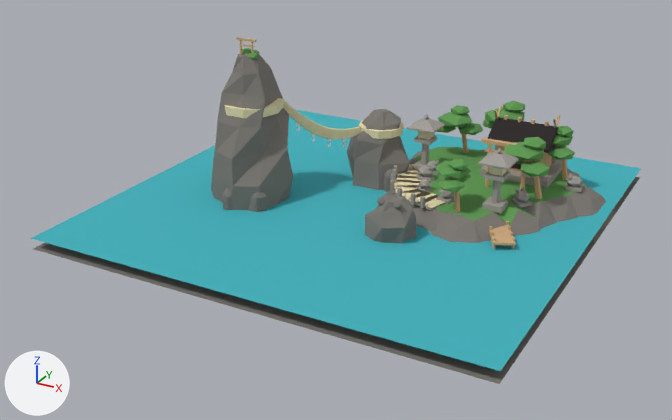
One commit to the Blender file content/landmarks/meoto-iwa.blend: the scene before it, then after it.
Before and after are seen from a camera (50 mm lens) standing at (16.7, -32.7, 15.0) and looking at (-0.4, -1.7, -0.5). The lights are fixed; the arrows at lower left show +X, +Y and +Z. The picture after the commit comes second.

In view in the first picture: 'meoto_cream', 'meoto_darkstone', 'meoto_foliage', 'meoto_roof', 'meoto_stone', 'meoto_water', 'meoto_wood' and 3 more.
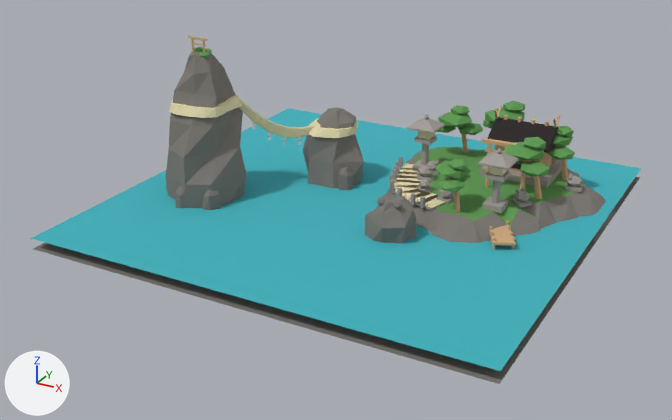
Patch to the scene script:
```diff
--- a/content/landmarks/meoto-iwa.blend.py
+++ b/content/landmarks/meoto-iwa.blend.py
@@ me_meoto_cream @@
 # used by ob_meoto_cream; location = (0.0, 0.0, 0.0)
-me_meoto_cream.from_pydata(...)  # 351 vertices, 293 faces; spans x -5.87..3.89, y -2.61..3.6, z 0.06..3.48
+me_meoto_cream.from_pydata(...)  # 391 vertices, 313 faces; spans x -7.62..3.89, y -3.56..3.36, z 0.06..3.48
+# me_meoto_cream part 1: the loose piece of 55 vertices spanning x -3.71..-1.14, y -0.52..2.0, z 1.4..3.2 is scaled about its middle by (0.972, 0.973, 1), then moved by (-1.82, -0.75, 0.0)
+# me_meoto_cream part 2: the loose piece of 55 vertices spanning x -3.71..-1.14, y -0.52..2.0, z 1.49..3.27 is scaled about its middle by (0.972, 0.973, 1), then moved by (-1.82, -0.75, 0.0)
+# me_meoto_cream part 3: the loose piece of 55 vertices spanning x -3.71..-1.14, y -0.52..2.0, z 1.57..3.34 is scaled about its middle by (0.972, 0.973, 1), then moved by (-1.82, -0.75, 0.0)
+# me_meoto_cream part 4: the loose piece of 55 vertices spanning x -3.7..-1.14, y -0.52..2.0, z 1.66..3.41 is scaled about its middle by (0.972, 0.973, 1), then moved by (-1.82, -0.75, 0.0)
+# me_meoto_cream part 5: the loose piece of 55 vertices spanning x -3.7..-1.14, y -0.52..2.0, z 1.75..3.48 is scaled about its middle by (0.972, 0.973, 1), then moved by (-1.82, -0.75, 0.0)
+# me_meoto_cream part 6: a new loose piece of 40 vertices spanning x -7.62..-5.16, y -3.56..-0.9, z 3.12..3.48, in mat_cream (beige #e8dcb0)
+# me_meoto_cream part 7: a new loose piece of 40 vertices spanning x -3.67..-1.33, y 0.61..3.09, z 1.58..1.92, in mat_cream (beige #e8dcb0)
+# me_meoto_cream part 8: 20 vertices removed from x -5.87..-3.27, y -2.61..-0.14, z 3.12..3.48
+# me_meoto_cream part 9: 20 vertices removed from x -1.47..0.52, y 1.7..3.6, z 1.58..1.92
 me_meoto_cream.materials.append(mat_cream)
@@ me_meoto_darkstone @@
 me_meoto_darkstone.from_pydata(...)  # 786 vertices, 1211 faces; spans x -9.6..9.6, y -9.6..9.6, z -1.4..5.5
 # used by ob_meoto_darkstone; location = (0.0, 0.0, 0.0)
+# me_meoto_darkstone part 10: the loose piece of 56 vertices spanning x -6.7..-2.7, y -3.6..0.6, z -1.4..5.5 is moved by (-1.8, -0.8, 0.0)
+# me_meoto_darkstone part 11: the loose piece of 35 vertices spanning x -2.0..1.0, y 1.2..3.8, z -1.4..2.6 is moved by (-1.8, -0.8, 0.0)
+# me_meoto_darkstone part 12: the loose piece of 18 vertices spanning x -4.0..-2.9, y -3.3..-2.3, z -1.4..0.4 is moved by (-1.8, -0.8, 0.0)
+# me_meoto_darkstone part 13: the loose piece of 18 vertices spanning x 0.2..0.8, y 1.3..2.0, z -1.4..0.3 is moved by (-1.9, -0.8, 0.0)
+# me_meoto_darkstone part 14: the loose piece of 18 vertices spanning x -4.8..-4.1, y -3.7..-3.1, z -1.4..0.3 is moved by (-1.9, -0.8, 0.0)
 me_meoto_darkstone.materials.append(mat_darkstone)
@@ me_meoto_foliage @@
 # used by ob_meoto_foliage; location = (0.0, 0.0, 0.0)
-me_meoto_foliage.from_pydata(...)  # 364 vertices, 600 faces; spans x -5.12..8.22, y -1.77..7.26, z -0.37..5.61
+me_meoto_foliage.from_pydata(...)  # 364 vertices, 600 faces; spans x -6.97..8.22, y -2.55..7.26, z -0.37..5.61
+# me_meoto_foliage part 15: the loose piece of 12 vertices spanning x -5.12..-4.58, y -1.47..-0.93, z 5.29..5.61 is moved by (-1.85, -0.78, 0.0)
+# me_meoto_foliage part 16: the loose piece of 12 vertices spanning x -4.52..-4.08, y -1.77..-1.33, z 5.32..5.58 is moved by (-1.85, -0.78, 0.0)
+# other edits to the shape of me_meoto_foliage do not show in these pictures
 me_meoto_foliage.materials.append(mat_foliage)
```

Location of each change, (x1, y1, x2, y2) in pixels of the pictures (672 x 420 px; the box of a moved part takes in the faces that stretch with it):
'meoto_darkstone', reshaped
    before: (33, 53, 640, 384)
    after: (33, 51, 640, 384)
'meoto_foliage', reshaped (13% wider)
    before: (239, 48, 584, 226)
    after: (194, 47, 584, 226)
'meoto_cream', reshaped (25% wider)
    before: (224, 98, 445, 208)
    after: (169, 94, 445, 208)
part 1 of me_meoto_cream, moved or reshaped
    before: (283, 107, 360, 140)
    after: (239, 107, 309, 138)
part 2 of me_meoto_cream, moved or reshaped
    before: (283, 105, 360, 137)
    after: (241, 106, 310, 136)
part 3 of me_meoto_cream, moved or reshaped
    before: (283, 103, 360, 135)
    after: (241, 104, 311, 134)
part 4 of me_meoto_cream, moved or reshaped
    before: (283, 102, 360, 133)
    after: (241, 103, 313, 132)
part 5 of me_meoto_cream, moved or reshaped
    before: (282, 98, 360, 131)
    after: (237, 97, 314, 130)
part 6 of me_meoto_cream, added (beige)
    after: (169, 94, 242, 118)
part 7 of me_meoto_cream, added (beige)
    after: (309, 118, 358, 138)
part 8 of me_meoto_cream, deleted (beige)
    before: (224, 98, 283, 118)
part 9 of me_meoto_cream, deleted
    before: (359, 120, 403, 139)
part 10 of me_meoto_darkstone, moved or reshaped
    before: (211, 53, 293, 210)
    after: (166, 51, 247, 208)
part 11 of me_meoto_darkstone, moved or reshaped
    before: (347, 109, 409, 190)
    after: (303, 107, 364, 188)
part 12 of me_meoto_darkstone, moved or reshaped
    before: (249, 191, 268, 212)
    after: (202, 189, 220, 210)
part 13 of me_meoto_darkstone, moved or reshaped
    before: (383, 168, 398, 192)
    after: (338, 167, 353, 190)
part 14 of me_meoto_darkstone, moved or reshaped
    before: (222, 188, 234, 210)
    after: (175, 186, 187, 208)
part 15 of me_meoto_foliage, moved or reshaped
    before: (239, 48, 251, 54)
    after: (194, 47, 203, 53)
part 16 of me_meoto_foliage, moved or reshaped
    before: (248, 52, 259, 59)
    after: (200, 51, 210, 58)
